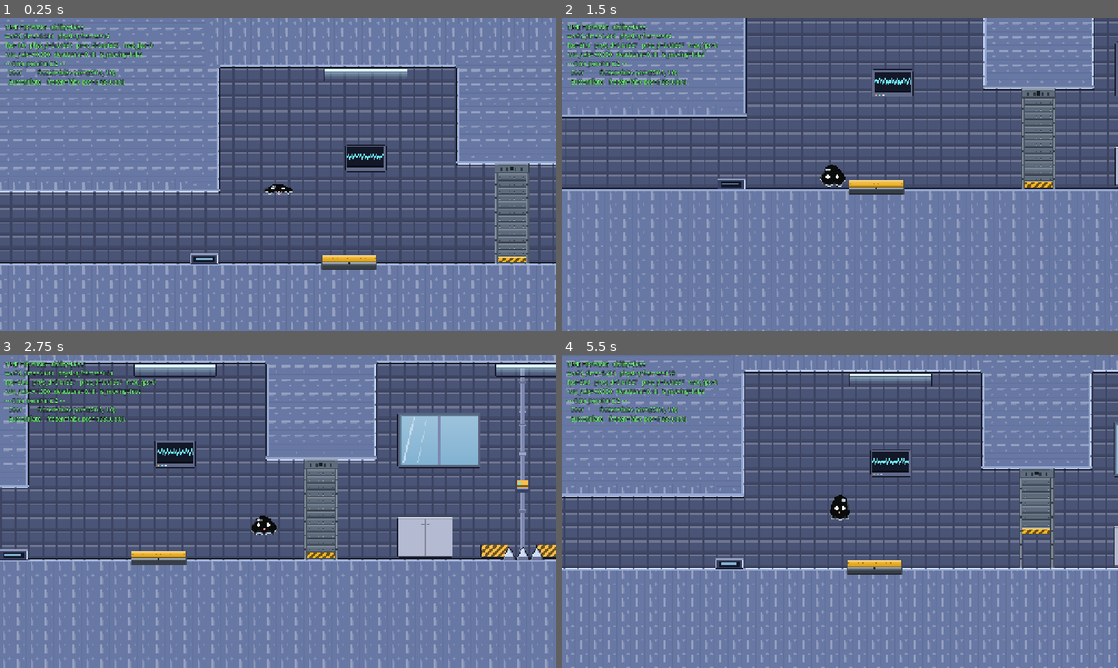
Above: before the commit, frames 1-4 (two rows, left to right).
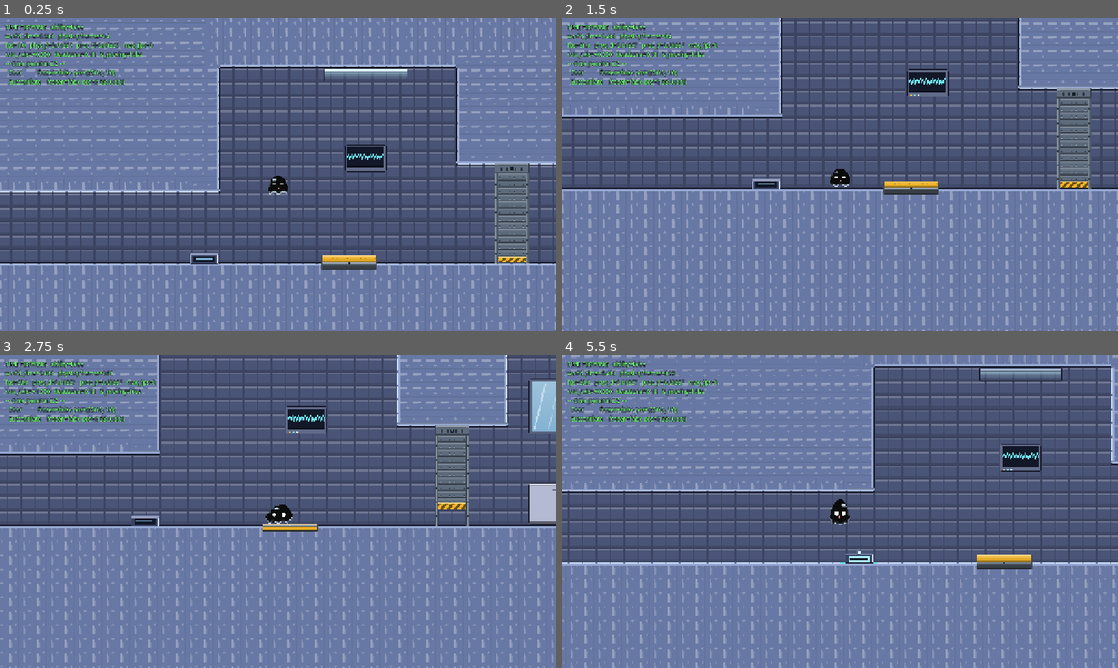
Above: after the commit, the same moments.

Repository: xiaoyukuki/upstream
Game: Godot game, scene res://scenes/levels/main.tscn
The game is run twice, just before and just after one commit, with the same random seed, the same clock (stepped at 60 frames per second) and the same inputs.
Inputs (mouse positions are in pixels of both pictures, inside the frame that each line leads up to):
- Up to frame 1 (0.25 s): no input
- Up to frame 2 (1.5 s): tap Enter at 0.5 s; move the mouse to (962, 158) at 0.52 s; hold D (move_right) 0.53-1.25 s; tap Space (jump) at 0.6, 0.77, 1.07 s; click (962, 158) at 0.67 s; drag from (728, 190) to (901, 180) at 1.27 s
- Up to frame 3 (2.75 s): move the mouse to (333, 442) at 2.02 s; hold D (move_right) from 2.03 s (still down); tap Space (jump) at 2.1 s
- Up to frame 4 (5.5 s): release D (move_right) at 2.75 s; drag from (812, 574) to (1084, 480) at 2.77 s; move the mouse to (1006, 558) at 3.52 s; hold A (move_left) 3.53-4.25 s; tap Space (jump) at 3.6, 3.77, 4.07, 5.1 s; drag from (673, 464) to (756, 433) at 4.27 s; move the mouse to (867, 511) at 5.02 s; hold S (move_down) from 5.03 s (still down); click (867, 511) at 5.17 s

The runs differ from the first frame. In frame 1, 0.1% of the frame differs, in the area x 47-53%, y 50-57%; in frame 2, 22%; in frame 3, 45%, in the area x 0-100%, y 0-100%; in frame 4, 35%.

Commit message:
[feat] D58 苏醒那一拍换皮：睡从压扁轴搬到收缩轴，12 帧 / 5 fps
D57 那版皮被打回两句（太快 / 与下蹲压扁几乎一模一样）。把睡帧与 crouch 第 0
帧的 alpha 剪影做对称差量出来是 4.2% 差异 —— 他的眼睛没报错；"侧倒瘫睡"反而
2.6%，所以救不了它的是细节不够、走错了形变轴。定稿 V3「收团而睡 + 点头打盹」
= 10.4%，时长 1.143 s → 2.40 s，WAKE_SECONDS 1.15 → 2.45（整段掐输入）。

接线一字未动（take_intro / begin_wake / _pick 第一条分支都在原地），契约变更
为零。新增 tools/gen_wake_preview.py：候选帧表运行时注册后直接调落盘那个
render()，选型图与游戏内帧同源。sprite_selftest 第 11 组等窗口结束从 _step(70)
改成轮询到点 —— 钉常数的断言只会造出假红。四条无头守门全绿。

Diff:
--- a/assets/player/slime/clips.json
+++ b/assets/player/slime/clips.json
@@ -55,8 +55,8 @@
   "loop": false
  },
  "wake": {
-  "fps": 7.0,
-  "frames": 8,
+  "fps": 5.0,
+  "frames": 12,
   "loop": false
  },
  "wall_press": {
--- a/assets/player/slime_frames.tres
+++ b/assets/player/slime_frames.tres
@@ -1,74 +1,78 @@
 [gd_resource type="SpriteFrames" format=3 uid="uid://bbsendn8bjwwo"]
 
-[ext_resource type="Texture2D" uid="uid://tmoyxi3uggw8" path="res://assets/player/slime/crouch_0.png" id="1_4v8v0"]
-[ext_resource type="Texture2D" uid="uid://cnib81m6bfbgx" path="res://assets/player/slime/crouch_1.png" id="2_lo2pf"]
-[ext_resource type="Texture2D" uid="uid://cnf765uftxell" path="res://assets/player/slime/crouch_2.png" id="3_gxuhn"]
-[ext_resource type="Texture2D" uid="uid://dnp4qrvjq0kw3" path="res://assets/player/slime/crouch_3.png" id="4_7fn1b"]
-[ext_resource type="Texture2D" uid="uid://b7knan57mltp6" path="res://assets/player/slime/crouch_in_0.png" id="5_dql5c"]
-[ext_resource type="Texture2D" uid="uid://68myxnjb5yqp" path="res://assets/player/slime/crouch_in_1.png" id="6_1lid5"]
-[ext_resource type="Texture2D" uid="uid://cpo3q7is8i72n" path="res://assets/player/slime/crouch_in_2.png" id="7_m1qnw"]
-[ext_resource type="Texture2D" uid="uid://wapoliv1tie8" path="res://assets/player/slime/crouch_out_0.png" id="8_6lkrt"]
-[ext_resource type="Texture2D" uid="uid://c3o81qvucso0t" path="res://assets/player/slime/crouch_out_1.png" id="9_qw15e"]
-[ext_resource type="Texture2D" uid="uid://b784y6rystby2" path="res://assets/player/slime/fall_0.png" id="10_vtv2w"]
-[ext_resource type="Texture2D" uid="uid://cmtntbm07yf8d" path="res://assets/player/slime/fall_1.png" id="11_avq8f"]
-[ext_resource type="Texture2D" uid="uid://bhm6dxmhue6ox" path="res://assets/player/slime/fall_2.png" id="12_usbkf"]
-[ext_resource type="Texture2D" uid="uid://dicjhitojtomu" path="res://assets/player/slime/idle_0.png" id="13_c8xtp"]
-[ext_resource type="Texture2D" uid="uid://4nwlifmgyrai" path="res://assets/player/slime/idle_1.png" id="14_2hr66"]
-[ext_resource type="Texture2D" uid="uid://6qdantnpwxn8" path="res://assets/player/slime/idle_2.png" id="15_nbgkv"]
-[ext_resource type="Texture2D" uid="uid://blmbi74v4nhs1" path="res://assets/player/slime/idle_3.png" id="16_cdkaq"]
-[ext_resource type="Texture2D" uid="uid://tp2atmlnbovs" path="res://assets/player/slime/idle_4.png" id="17_b5517"]
-[ext_resource type="Texture2D" uid="uid://bjn5j1s0g4g58" path="res://assets/player/slime/idle_5.png" id="18_c62tx"]
-[ext_resource type="Texture2D" uid="uid://cck7w6rb8tpn4" path="res://assets/player/slime/idle_6.png" id="19_1ja0t"]
-[ext_resource type="Texture2D" uid="uid://c6amr8r2mnr4t" path="res://assets/player/slime/idle_7.png" id="20_7c5l5"]
-[ext_resource type="Texture2D" uid="uid://d04e1t8ns0uio" path="res://assets/player/slime/jump_0.png" id="21_5pba7"]
-[ext_resource type="Texture2D" uid="uid://cepner5grw4n2" path="res://assets/player/slime/jump_1.png" id="22_ih6s4"]
-[ext_resource type="Texture2D" uid="uid://d1kxru6yivh6v" path="res://assets/player/slime/jump_straight_0.png" id="23_4oxpc"]
-[ext_resource type="Texture2D" uid="uid://bpt41a5f2w20e" path="res://assets/player/slime/jump_straight_1.png" id="24_b04te"]
-[ext_resource type="Texture2D" uid="uid://ba1ga8entwuk5" path="res://assets/player/slime/land_0.png" id="25_c26yh"]
-[ext_resource type="Texture2D" uid="uid://b2tasyknramie" path="res://assets/player/slime/land_1.png" id="26_whent"]
-[ext_resource type="Texture2D" uid="uid://d0ick4lsv06xm" path="res://assets/player/slime/land_2.png" id="27_y4yr1"]
-[ext_resource type="Texture2D" uid="uid://gtv02nb7kstx" path="res://assets/player/slime/land_3.png" id="28_arpe3"]
-[ext_resource type="Texture2D" uid="uid://ccaftv0rjpjx3" path="res://assets/player/slime/run_0.png" id="29_fn6io"]
-[ext_resource type="Texture2D" uid="uid://b5s0clcf2asrq" path="res://assets/player/slime/run_1.png" id="30_2f081"]
-[ext_resource type="Texture2D" uid="uid://2y0t7nsmo4uf" path="res://assets/player/slime/run_2.png" id="31_uqwa0"]
-[ext_resource type="Texture2D" uid="uid://vneogswrufyi" path="res://assets/player/slime/run_3.png" id="32_c5ios"]
-[ext_resource type="Texture2D" uid="uid://5h8sqvhk481e" path="res://assets/player/slime/run_4.png" id="33_kx5ed"]
-[ext_resource type="Texture2D" uid="uid://dj2aw0hpqu5n1" path="res://assets/player/slime/run_5.png" id="34_t572a"]
-[ext_resource type="Texture2D" uid="uid://dw0l0rox2o3nt" path="res://assets/player/slime/start_0.png" id="35_h0tlq"]
-[ext_resource type="Texture2D" uid="uid://bx5q1xct80yi2" path="res://assets/player/slime/start_1.png" id="36_hijiy"]
-[ext_resource type="Texture2D" uid="uid://8rrhxo48rae7" path="res://assets/player/slime/start_2.png" id="37_t58iu"]
-[ext_resource type="Texture2D" uid="uid://c5jgfn7ve5mrf" path="res://assets/player/slime/stop_0.png" id="38_m36gs"]
-[ext_resource type="Texture2D" uid="uid://k4k3rfhf1o6s" path="res://assets/player/slime/stop_1.png" id="39_3casb"]
-[ext_resource type="Texture2D" uid="uid://c66t2ffyehqc0" path="res://assets/player/slime/stop_2.png" id="40_joe3j"]
-[ext_resource type="Texture2D" path="res://assets/player/slime/wake_0.png" id="41_fjihv"]
-[ext_resource type="Texture2D" path="res://assets/player/slime/wake_1.png" id="42_815ui"]
-[ext_resource type="Texture2D" path="res://assets/player/slime/wake_2.png" id="43_gv48q"]
-[ext_resource type="Texture2D" path="res://assets/player/slime/wake_3.png" id="44_fj4pg"]
-[ext_resource type="Texture2D" path="res://assets/player/slime/wake_4.png" id="45_beupc"]
-[ext_resource type="Texture2D" path="res://assets/player/slime/wake_5.png" id="46_3jdyr"]
-[ext_resource type="Texture2D" path="res://assets/player/slime/wake_6.png" id="47_5tamv"]
-[ext_resource type="Texture2D" path="res://assets/player/slime/wake_7.png" id="48_a2333"]
-[ext_resource type="Texture2D" uid="uid://bcgmuse1rdwq" path="res://assets/player/slime/wall_press_0.png" id="49_lvb8x"]
-[ext_resource type="Texture2D" uid="uid://djepslpbiqv5s" path="res://assets/player/slime/wall_press_1.png" id="50_3vrhe"]
-[ext_resource type="Texture2D" uid="uid://bn6uya2rg8ob2" path="res://assets/player/slime/wall_press_in_0.png" id="51_sr56w"]
-[ext_resource type="Texture2D" uid="uid://bri37jcca5bpd" path="res://assets/player/slime/wall_press_in_1.png" id="52_46ncw"]
-[ext_resource type="Texture2D" uid="uid://d14e6h6fyewu4" path="res://assets/player/slime/wall_press_out_0.png" id="53_bqy7j"]
-[ext_resource type="Texture2D" uid="uid://dt6rhboph8jo7" path="res://assets/player/slime/wall_press_out_1.png" id="54_1rjjo"]
+[ext_resource type="Texture2D" uid="uid://tmoyxi3uggw8" path="res://assets/player/slime/crouch_0.png" id="1_dql5c"]
+[ext_resource type="Texture2D" uid="uid://cnib81m6bfbgx" path="res://assets/player/slime/crouch_1.png" id="2_1lid5"]
+[ext_resource type="Texture2D" uid="uid://cnf765uftxell" path="res://assets/player/slime/crouch_2.png" id="3_m1qnw"]
+[ext_resource type="Texture2D" uid="uid://dnp4qrvjq0kw3" path="res://assets/player/slime/crouch_3.png" id="4_6lkrt"]
+[ext_resource type="Texture2D" uid="uid://b7knan57mltp6" path="res://assets/player/slime/crouch_in_0.png" id="5_qw15e"]
+[ext_resource type="Texture2D" uid="uid://68myxnjb5yqp" path="res://assets/player/slime/crouch_in_1.png" id="6_vtv2w"]
+[ext_resource type="Texture2D" uid="uid://cpo3q7is8i72n" path="res://assets/player/slime/crouch_in_2.png" id="7_avq8f"]
+[ext_resource type="Texture2D" uid="uid://wapoliv1tie8" path="res://assets/player/slime/crouch_out_0.png" id="8_usbkf"]
+[ext_resource type="Texture2D" uid="uid://c3o81qvucso0t" path="res://assets/player/slime/crouch_out_1.png" id="9_c8xtp"]
+[ext_resource type="Texture2D" uid="uid://b784y6rystby2" path="res://assets/player/slime/fall_0.png" id="10_2hr66"]
+[ext_resource type="Texture2D" uid="uid://cmtntbm07yf8d" path="res://assets/player/slime/fall_1.png" id="11_nbgkv"]
+[ext_resource type="Texture2D" uid="uid://bhm6dxmhue6ox" path="res://assets/player/slime/fall_2.png" id="12_cdkaq"]
+[ext_resource type="Texture2D" uid="uid://dicjhitojtomu" path="res://assets/player/slime/idle_0.png" id="13_b5517"]
+[ext_resource type="Texture2D" uid="uid://4nwlifmgyrai" path="res://assets/player/slime/idle_1.png" id="14_c62tx"]
+[ext_resource type="Texture2D" uid="uid://6qdantnpwxn8" path="res://assets/player/slime/idle_2.png" id="15_1ja0t"]
+[ext_resource type="Texture2D" uid="uid://blmbi74v4nhs1" path="res://assets/player/slime/idle_3.png" id="16_7c5l5"]
+[ext_resource type="Texture2D" uid="uid://tp2atmlnbovs" path="res://assets/player/slime/idle_4.png" id="17_5pba7"]
+[ext_resource type="Texture2D" uid="uid://bjn5j1s0g4g58" path="res://assets/player/slime/idle_5.png" id="18_ih6s4"]
+[ext_resource type="Texture2D" uid="uid://cck7w6rb8tpn4" path="res://assets/player/slime/idle_6.png" id="19_4oxpc"]
+[ext_resource type="Texture2D" uid="uid://c6amr8r2mnr4t" path="res://assets/player/slime/idle_7.png" id="20_b04te"]
+[ext_resource type="Texture2D" uid="uid://d04e1t8ns0uio" path="res://assets/player/slime/jump_0.png" id="21_c26yh"]
+[ext_resource type="Texture2D" uid="uid://cepner5grw4n2" path="res://assets/player/slime/jump_1.png" id="22_whent"]
+[ext_resource type="Texture2D" uid="uid://d1kxru6yivh6v" path="res://assets/player/slime/jump_straight_0.png" id="23_y4yr1"]
+[ext_resource type="Texture2D" uid="uid://bpt41a5f2w20e" path="res://assets/player/slime/jump_straight_1.png" id="24_arpe3"]
+[ext_resource type="Texture2D" uid="uid://ba1ga8entwuk5" path="res://assets/player/slime/land_0.png" id="25_fn6io"]
+[ext_resource type="Texture2D" uid="uid://b2tasyknramie" path="res://assets/player/slime/land_1.png" id="26_2f081"]
+[ext_resource type="Texture2D" uid="uid://d0ick4lsv06xm" path="res://assets/player/slime/land_2.png" id="27_uqwa0"]
+[ext_resource type="Texture2D" uid="uid://gtv02nb7kstx" path="res://assets/player/slime/land_3.png" id="28_c5ios"]
+[ext_resource type="Texture2D" uid="uid://ccaftv0rjpjx3" path="res://assets/player/slime/run_0.png" id="29_kx5ed"]
+[ext_resource type="Texture2D" uid="uid://b5s0clcf2asrq" path="res://assets/player/slime/run_1.png" id="30_t572a"]
+[ext_resource type="Texture2D" uid="uid://2y0t7nsmo4uf" path="res://assets/player/slime/run_2.png" id="31_h0tlq"]
+[ext_resource type="Texture2D" uid="uid://vneogswrufyi" path="res://assets/player/slime/run_3.png" id="32_hijiy"]
+[ext_resource type="Texture2D" uid="uid://5h8sqvhk481e" path="res://assets/player/slime/run_4.png" id="33_t58iu"]
+[ext_resource type="Texture2D" uid="uid://dj2aw0hpqu5n1" path="res://assets/player/slime/run_5.png" id="34_m36gs"]
+[ext_resource type="Texture2D" uid="uid://dw0l0rox2o3nt" path="res://assets/player/slime/start_0.png" id="35_3casb"]
+[ext_resource type="Texture2D" uid="uid://bx5q1xct80yi2" path="res://assets/player/slime/start_1.png" id="36_joe3j"]
+[ext_resource type="Texture2D" uid="uid://8rrhxo48rae7" path="res://assets/player/slime/start_2.png" id="37_fjihv"]
+[ext_resource type="Texture2D" uid="uid://c5jgfn7ve5mrf" path="res://assets/player/slime/stop_0.png" id="38_815ui"]
+[ext_resource type="Texture2D" uid="uid://k4k3rfhf1o6s" path="res://assets/player/slime/stop_1.png" id="39_gv48q"]
+[ext_resource type="Texture2D" uid="uid://c66t2ffyehqc0" path="res://assets/player/slime/stop_2.png" id="40_fj4pg"]
+[ext_resource type="Texture2D" uid="uid://djw0cdam1mi58" path="res://assets/player/slime/wake_0.png" id="41_beupc"]
+[ext_resource type="Texture2D" uid="uid://bipi4w4eib2go" path="res://assets/player/slime/wake_1.png" id="42_3jdyr"]
+[ext_resource type="Texture2D" uid="uid://b4vgq6sma5dkf" path="res://assets/player/slime/wake_2.png" id="43_5tamv"]
+[ext_resource type="Texture2D" uid="uid://bf2kqgjnlekn2" path="res://assets/player/slime/wake_3.png" id="44_a2333"]
+[ext_resource type="Texture2D" uid="uid://hytg1op6h24c" path="res://assets/player/slime/wake_4.png" id="45_lvb8x"]
+[ext_resource type="Texture2D" uid="uid://dwx5x860x4jdh" path="res://assets/player/slime/wake_5.png" id="46_3vrhe"]
+[ext_resource type="Texture2D" uid="uid://ilo3xnv3eklw" path="res://assets/player/slime/wake_6.png" id="47_sr56w"]
+[ext_resource type="Texture2D" uid="uid://kovokrhh3nyw" path="res://assets/player/slime/wake_7.png" id="48_46ncw"]
+[ext_resource type="Texture2D" uid="uid://d1kt0t2cpoel1" path="res://assets/player/slime/wake_8.png" id="49_bqy7j"]
+[ext_resource type="Texture2D" uid="uid://dm5o8s4uu1cgx" path="res://assets/player/slime/wake_9.png" id="50_1rjjo"]
+[ext_resource type="Texture2D" uid="uid://c7q5xtbrvjsv7" path="res://assets/player/slime/wake_10.png" id="51_wxomx"]
+[ext_resource type="Texture2D" uid="uid://chi6wwd52g741" path="res://assets/player/slime/wake_11.png" id="52_cvhh1"]
+[ext_resource type="Texture2D" uid="uid://bcgmuse1rdwq" path="res://assets/player/slime/wall_press_0.png" id="53_3ps2v"]
+[ext_resource type="Texture2D" uid="uid://djepslpbiqv5s" path="res://assets/player/slime/wall_press_1.png" id="54_uublv"]
+[ext_resource type="Texture2D" uid="uid://bn6uya2rg8ob2" path="res://assets/player/slime/wall_press_in_0.png" id="55_487il"]
+[ext_resource type="Texture2D" uid="uid://bri37jcca5bpd" path="res://assets/player/slime/wall_press_in_1.png" id="56_wfqwc"]
+[ext_resource type="Texture2D" uid="uid://d14e6h6fyewu4" path="res://assets/player/slime/wall_press_out_0.png" id="57_3j35i"]
+[ext_resource type="Texture2D" uid="uid://dt6rhboph8jo7" path="res://assets/player/slime/wall_press_out_1.png" id="58_qrgf7"]
 
 [resource]
 animations = [{
 "frames": [{
 "duration": 1.0,
-"texture": ExtResource("1_4v8v0")
-}, {
-"duration": 1.0,
-"texture": ExtResource("2_lo2pf")
-}, {
-"duration": 1.0,
-"texture": ExtResource("3_gxuhn")
-}, {
-"duration": 1.0,
-"texture": ExtResource("4_7fn1b")
+"texture": ExtResource("1_dql5c")
+}, {
+"duration": 1.0,
+"texture": ExtResource("2_1lid5")
+}, {
+"duration": 1.0,
+"texture": ExtResource("3_m1qnw")
+}, {
+"duration": 1.0,
+"texture": ExtResource("4_6lkrt")
 }],
 "loop": true,
 "name": &"crouch",
@@ -239,39 +243,51 @@
 }, {
 "frames": [{
 "duration": 1.0,
-"texture": ExtResource("41_fjihv")
-}, {
-"duration": 1.0,
-"texture": ExtResource("42_815ui")
-}, {
-"duration": 1.0,
-"texture": ExtResource("43_gv48q")
-}, {
-"duration": 1.0,
-"texture": ExtResource("44_fj4pg")
-}, {
-"duration": 1.0,
-"texture": ExtResource("45_beupc")
-}, {
-"duration": 1.0,
-"texture": ExtResource("46_3jdyr")
-}, {
-"duration": 1.0,
-"texture": ExtResource("47_5tamv")
-}, {
-"duration": 1.0,
-"texture": ExtResource("48_a2333")
+"texture": ExtResource("41_beupc")
+}, {
+"duration": 1.0,
+"texture": ExtResource("42_3jdyr")
+}, {
+"duration": 1.0,
+"texture": ExtResource("43_5tamv")
+}, {
+"duration": 1.0,
+"texture": ExtResource("44_a2333")
+}, {
+"duration": 1.0,
+"texture": ExtResource("45_lvb8x")
+}, {
+"duration": 1.0,
+"texture": ExtResource("46_3vrhe")
+}, {
+"duration": 1.0,
+"texture": ExtResource("47_sr56w")
+}, {
+"duration": 1.0,
+"texture": ExtResource("48_46ncw")
+}, {
+"duration": 1.0,
+"texture": ExtResource("49_bqy7j")
+}, {
+"duration": 1.0,
+"texture": ExtResource("50_1rjjo")
+}, {
+"duration": 1.0,
+"texture": ExtResource("51_wxomx")
+}, {
+"duration": 1.0,
+"texture": ExtResource("52_cvhh1")
 }],
 "loop": false,
 "name": &"wake",
-"speed": 7.0
-}, {
-"frames": [{
-"duration": 1.0,
-"texture": ExtResource("49_lvb8x")
-}, {
-"duration": 1.0,
-"texture": ExtResource("50_3vrhe")
+"speed": 5.0
+}, {
+"frames": [{
+"duration": 1.0,
+"texture": ExtResource("53_3ps2v")
+}, {
+"duration": 1.0,
+"texture": ExtResource("54_uublv")
 }],
 "loop": true,
 "name": &"wall_press",
--- a/scenes/actors/player/player.gd
+++ b/scenes/actors/player/player.gd
@@ -45,9 +45,10 @@
 ## g/b 抬得比 r 多，于是那一下读作泛起祭坛核心的青色，而不是整只变白。
 const GRANT_GLOW: Color = Color(1.0, 1.22, 1.35, 1.0)
 
-## 开局苏醒那一拍多长（D57）。wake 剪辑 8 帧 / 7fps = 1.143 s，取 1.15 覆盖到状态机
-## 换回 idle 的那一帧 —— 与 LAND_CLIP_SECONDS 同一口径：窗口比剪辑略长，交接处才不露接缝。
-const WAKE_SECONDS: float = 1.15
+## 开局苏醒那一拍多长（D57 立、D58 重做）。wake 剪辑 12 帧 / 5fps = 2.40 s，取 2.45 覆盖到
+## 状态机换回 idle 的那一帧 —— 与 LAND_CLIP_SECONDS 同一口径：窗口比剪辑略长，交接处才不露接缝。
+## 这 2.45 s 里方向 / 跳跃 / 蹲伏全不响应（D58 裁定 C1：整段掐输入，不做"按下即提前结束"）。
+const WAKE_SECONDS: float = 2.45
 
 @export_group("Horizontal")
 @export var move_speed: float = 260.0
--- a/tools/sprite_selftest.gd
+++ b/tools/sprite_selftest.gd
@@ -12,8 +12,9 @@
 ## 5. 底边是波浪不是直线，且任何一列都不越过脚底基线（脚底对齐是美术与碰撞的契约）；
 ## 6. 推墙时贴墙一侧压平到碰撞盒边界（D23：墙侧越界 = 0），且同样是纯表现。
 ## 另外第 3 组守两条几何底线：站姿轮廓宽 > 高（要的是「扁」），最宽帧不挤 40 px 最小门洞。
-## 第 11 组钉开局那一拍（D57）：苏醒窗口里皮只能是 wake，方向键/下键/跳跃一律掐掉，
+## 第 11 组钉开局那一拍（D57 立、D58 换皮）：苏醒窗口里皮只能是 wake，方向键/下键/跳跃一律掐掉，
 ## 窗口到点自己把移动锁还回来 —— 锁只由 begin_wake 挂、由窗口收，别处不该碰它。
+## 这一组刻意不钉时长：D58 把这一拍从 1.15 s 改成 2.45 s，钉帧数的断言会随每次改帧表漂。
 ##
 ## 落地相关的断言一律「等到 is_on_floor 再往后 1~2 帧」而不是数固定帧数：
 ## land 剪辑窗口只有 0.2s，靠估时间会漂。
@@ -108,7 +109,7 @@
 		"wall_press_in": [2, false], "wall_press": [2, true], "wall_press_out": [2, false],
 		# 开局苏醒（D57）：8 帧不循环。挂在这里顺带被第 3 组的「全剪辑最宽 ≤36 px」扫到 ——
 		# 摊平那几帧最宽，正是那条门洞约束该管的东西。
-		"wake": [8, false],
+		"wake": [12, false],
 	}
 	for clip in expected.keys():
 		var want: Array = expected[clip]
@@ -411,7 +412,7 @@
 		"起身后脚底仍在 +%.0f（实际 %.2f）" % [Player.COLLISION_HALF_HEIGHT, _foot_local()])
 	_check(_sprite.animation == &"idle", "起身后回 idle（实际 %s）" % _sprite.animation)
 
-	print("[sprite_selftest] 11. 开局苏醒那一拍（D57：皮不许说谎，窗口到点自己撒手）")
+	print("[sprite_selftest] 11. 开局苏醒那一拍（D57 立 / D58 换皮：皮不许说谎，窗口到点自己撒手）")
 	_player.velocity = Vector2.ZERO
 	_player.global_position = Vector2(200.0, -Player.COLLISION_HALF_HEIGHT)
 	await _step(6)
@@ -438,12 +439,18 @@
 	_check(_player.is_on_floor() and absf(_player.velocity.y) < 1.0,
 		"窗口内按跳跃不起跳（on_floor=%s vy=%.1f）" % [_player.is_on_floor(), _player.velocity.y])
 	Input.action_release(&"move_right")
-	# 窗口 1.15s ≈ 69 物理帧，上面已吃掉十几帧。这里刻意多等到富余而不是掐准：
-	# 掐准的帧数会随 WAKE_SECONDS 或剪辑帧表任何一次改动就漂，那是断言在钉常数而不是钉行为。
-	await _step(70)
+	# 等窗口自己撒手：**轮询到点为止**（带上限防死等），不掐固定帧数 —— D58 把这一拍从
+	# 1.15 s 改成 2.45 s，上一版那个 `_step(70)` 就会因为"剪辑变长"而假红。掐准的帧数
+	# 钉的是常数，不是行为（D53 同一条口径）。
+	var waited := 0
+	while _player.is_waking() and waited < 400:
+		await _step(1)
+		waited += 1
+	_check(waited < 400, "苏醒窗口在 400 物理帧内自己走完（实际等了 %d 帧）" % waited)
 	_check(not _player.is_waking(), "窗口过后苏醒结束")
 	_check(not _player.movement_locked,
 		"窗口过后自动把移动锁还回来（实际 locked=%s）" % _player.movement_locked)
+	await _step(2)   # 皮慢一帧（同上面那条）：窗口刚关就读皮会读到 wake 的末帧
 	_check(_sprite.animation == &"idle", "wake 末帧交回后回 idle（实际 %s）" % _sprite.animation)
 	# 醒过一次就是醒着的人：存档点复活不该再躺一遍，也不该把窗口里的锁留在身上。
 	_player.begin_wake()
Binary file added: assets/player/preview_wake_anim.gif
Binary file added: assets/player/preview_wake_sheet.png
Not shown, added: assets/player/preview_wake_sheet.png.import
Binary file changed: assets/player/slime/wake_0.png
Binary file changed: assets/player/slime/wake_1.png
Binary file added: assets/player/slime/wake_10.png
Not shown, added: assets/player/slime/wake_10.png.import
Binary file added: assets/player/slime/wake_11.png
Not shown, added: assets/player/slime/wake_11.png.import
Binary file changed: assets/player/slime/wake_2.png
Binary file changed: assets/player/slime/wake_3.png
Binary file changed: assets/player/slime/wake_4.png
(and 15 more such lines)
